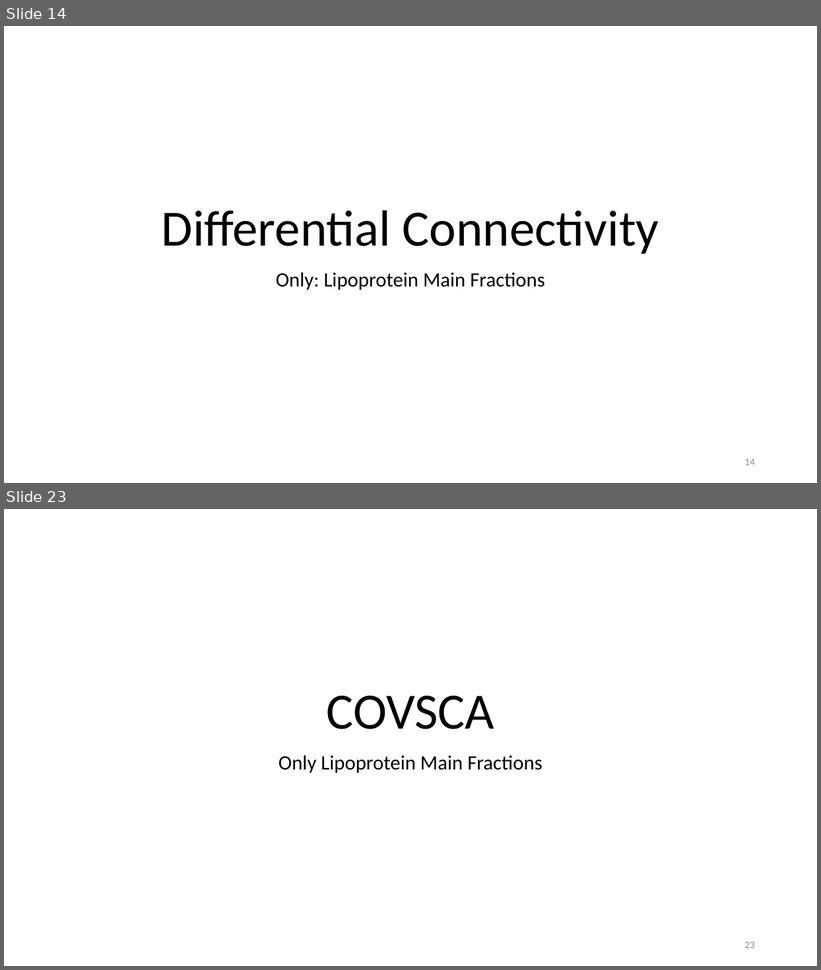
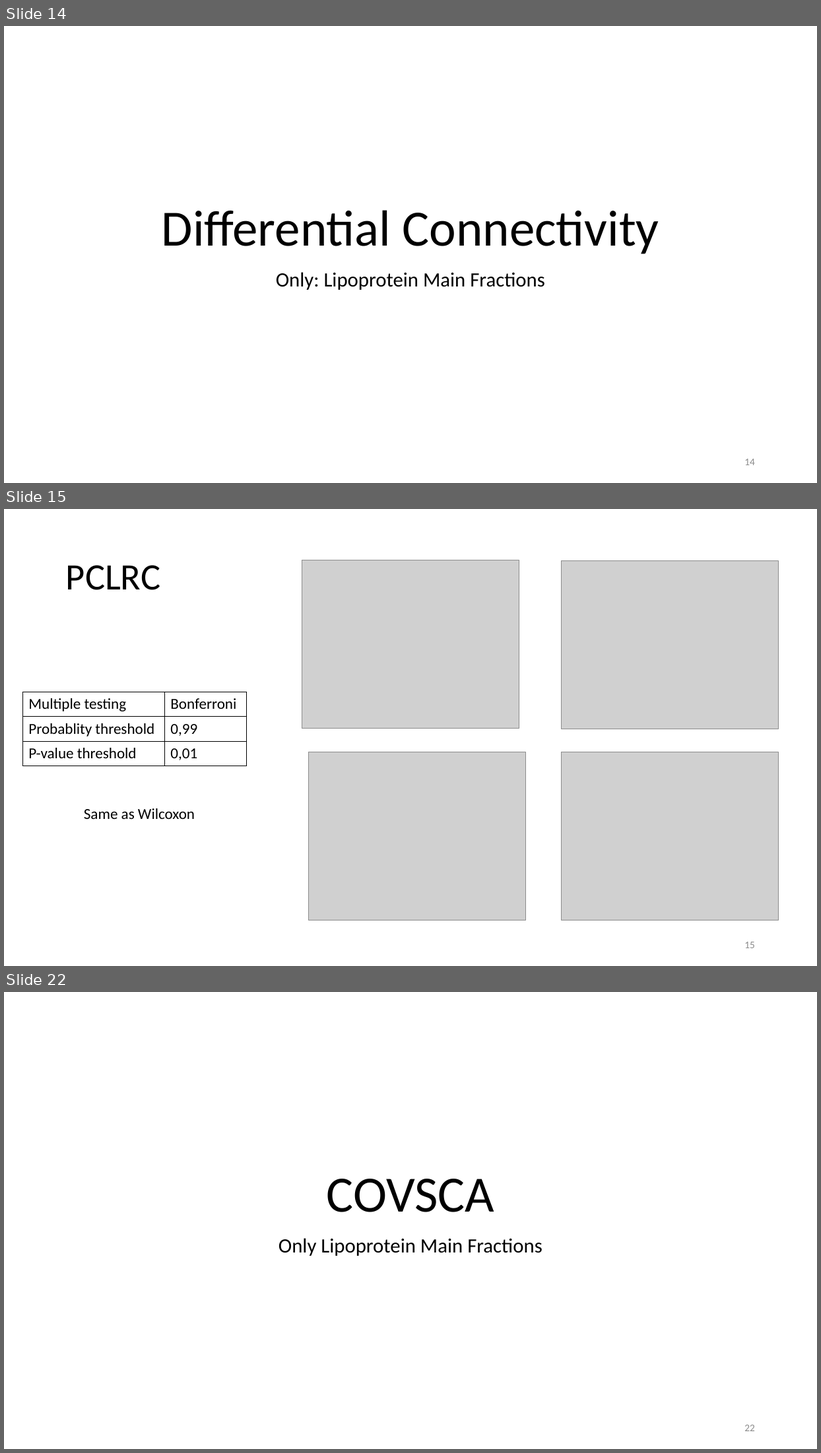
Before and after one commit to Yasmijnb/Git_Research-Practice, a slide deck: Results.pptx. Shown one above the other, each under a label of ours: slides 14 and 23 before the commit, slides 14, 15 and 22 after it; the slides between them are not shown. The pictures are 821x970 and 821x1453 pixels, drawn with LibreOffice and Linux fonts; fonts in the diff are those of the drawing; grey boxes stand for pictures. Boxes give left, top, right and bottom in pixels: in the first picture for what was removed or moved away, otherwise in the second. Text is boxed around its words. In the diff, an @@ line names an element or a change of style, - is before the commit and + after.

```diff
--- a/Results.pptx
+++ b/Results.pptx
@@ slide 15 added at [4, 509, 817, 966], background #FFFFFF @@
@@ title added at [66, 565, 160, 590], 44 pt, text #000000 @@
+PCLRC
@@ picture added at [302, 560, 519, 728] @@
@@ picture added at [562, 561, 779, 729] @@
@@ table added at [23, 692, 247, 766], 3 rows, 2 columns @@
+Multiple testing | Bonferroni
+Probablity threshold | 0,99
+P-value threshold | 0,01
@@ picture added at [309, 753, 526, 920] @@
@@ picture added at [562, 753, 779, 920] @@
@@ text added at [84, 809, 195, 819], 18 pt, text #000000 @@
+Same as Wilcoxon
@@ page number added at [745, 942, 755, 949], 12 pt, text #8C8C8C @@
+15
@@ what was slide 23 is now slide 22 @@
@@ page number at [745, 1425, 755, 1432]: text changed @@
-23
+22
```
Also in this commit, not shown: 2 slides changed, 8 other slides added, 9 slides removed, 4 other files.
